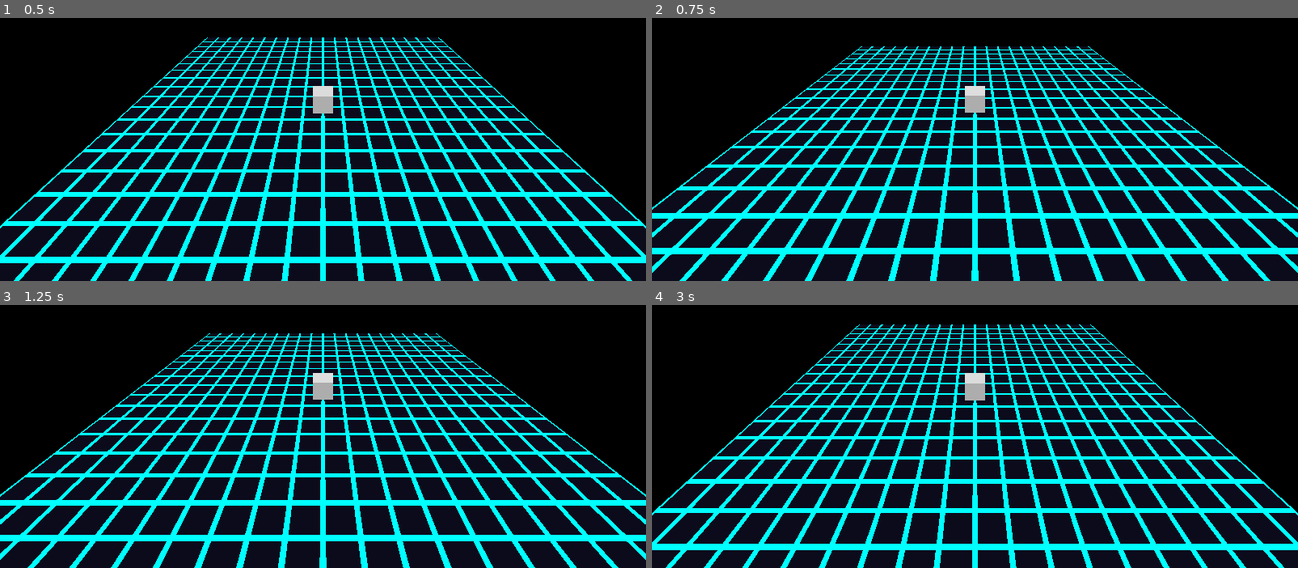
Above: before the commit, frames 1-4 (two rows, left to right).
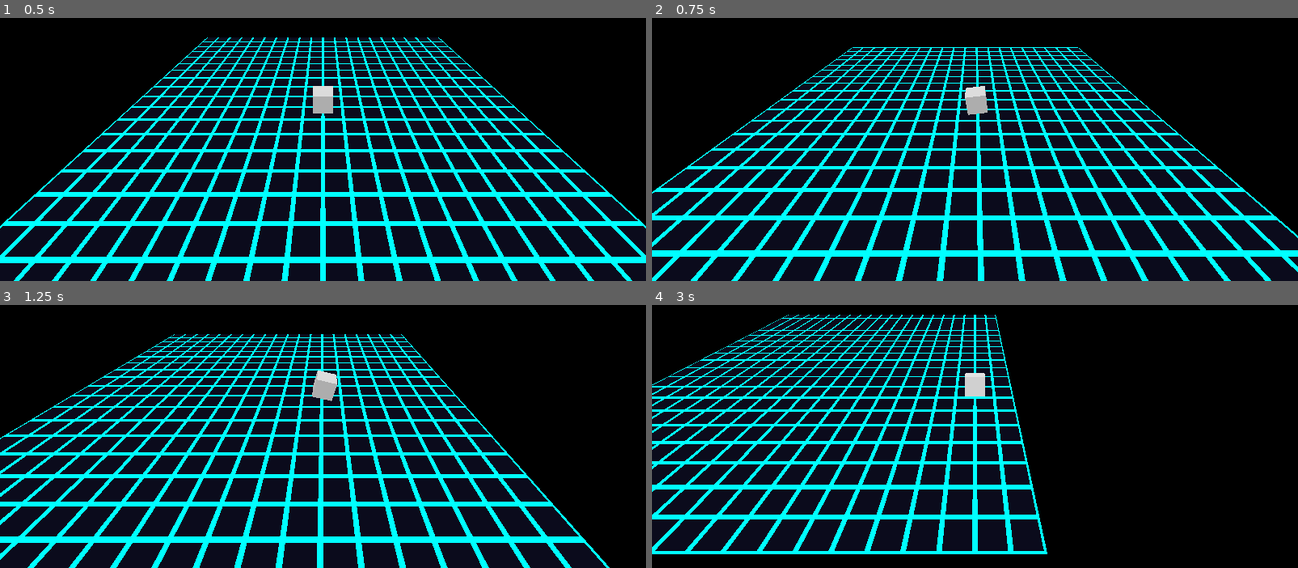
Above: after the commit, the same moments.

Repository: StevenLong/cube
Game: Godot game, scene res://main.tscn
Same seed, same stepped clock (60 frames per second), same inputs: the game is played once before the commit and once after it.
Inputs:
- Up to frame 1 (0.5 s): no input
- Up to frame 2 (0.75 s): tap Enter at 0.5 s; hold Right (move_right) from 0.53 s (still down); tap F (camera_tilt_down) at 0.6 s
- Up to frame 3 (1.25 s): keep holding Right (move_right)
- Up to frame 4 (3 s): release Right (move_right) at 1.28 s; hold Down (move_back) 1.28-2.03 s; tap R (camera_tilt_up) at 1.35, 2.85 s; hold Right (move_right) 2.03-2.78 s; tap F (camera_tilt_down) at 2.1 s; hold Up (move_forward) from 2.78 s (still down)

Frame 1 is identical in both runs. In frame 2, 26% of the frame differs, in the area x 0-100%, y 10-100%; in frame 3, 26%; in frame 4, 56%, in the area x 0-100%, y 3-100%.
Error before the commit: Parse Error: Function "sinf()" not found in base self. (res://player.gd:86)

Commit message:
Fix: sinf() doesn't exist in GDScript, use sin()

Diff:
--- a/player.gd
+++ b/player.gd
@@ -83,7 +83,7 @@
 	data.resize(samples * 2)
 	for i in samples:
 		var env := exp(-float(i) / 300.0)
-		var val := int(sinf(float(i) * TAU * 150.0 / rate) * env * 32767.0)
+		var val := int(sin(float(i) * TAU * 150.0 / rate) * env * 32767.0)
 		data[i * 2] = val & 0xFF
 		data[i * 2 + 1] = (val >> 8) & 0xFF
 	stream.data = data
